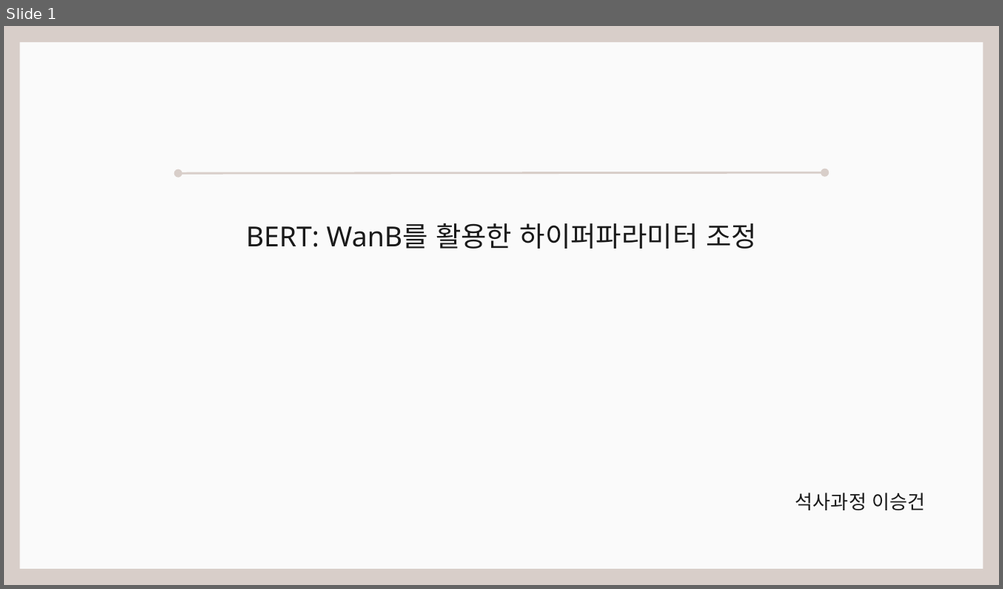
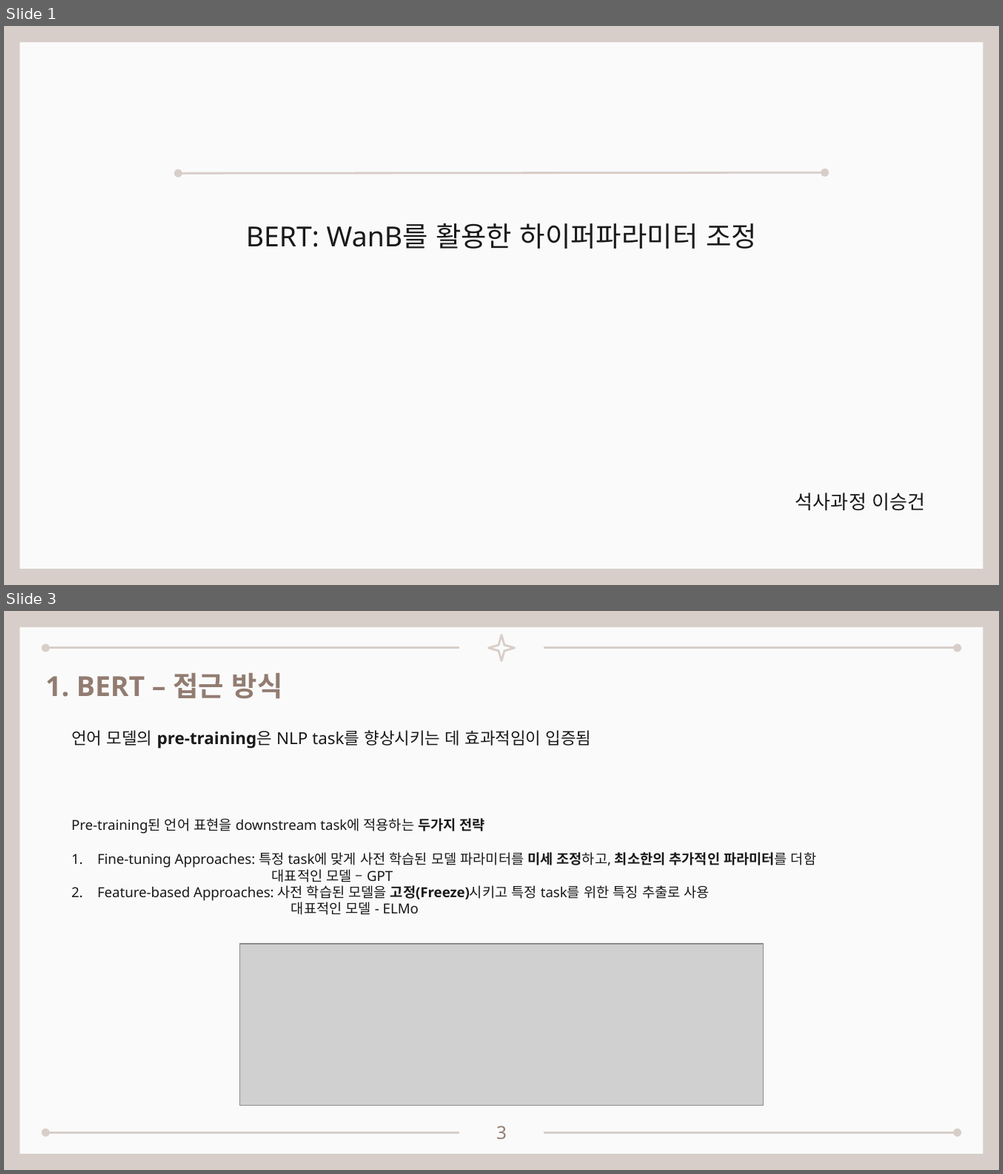
Before and after one commit to seungdeng/DELab, a slide deck: PPT/DSLab_이승건_BERT멘토링발표.pptx. Shown one above the other, each under a label of ours: slide 1 before the commit, slides 1 and 3 after it; the slides between them are not shown. The pictures are 1003x589 and 1003x1174 pixels, drawn with LibreOffice and Linux fonts; fonts in the diff are those of the drawing; grey boxes stand for pictures. Boxes give left, top, right and bottom in pixels: in the first picture for what was removed or moved away, otherwise in the second. Text is boxed around its words. In the diff, an @@ line names an element or a change of style, - is before the commit and + after.

```diff
--- a/PPT/DSLab_이승건_BERT멘토링발표.pptx
+++ b/PPT/DSLab_이승건_BERT멘토링발표.pptx
@@ slide 3 added at [4,611,999,1170], background #D8CEC9; not listed: 1 template element that a slide beside it also shows @@
@@ arrow added from (460, 648) to (45, 648), #D8CEC9 1.5 pt @@
@@ star added at [489,635,514,661], outline #D8CEC9 1.5 pt @@
@@ arrow added from (543, 648) to (957, 648), #D8CEC9 1.5 pt @@
@@ text added at [45,673,283,699], 20 pt, text #927C71, bold @@
+1. BERT – 접근 방식
@@ text added at [71,730,592,749], 12 pt, text #191919 @@
+언어 모델의 pre-training은 NLP task를 향상시키는 데 효과적임이 입증됨
@@ text added at [71,818,485,834], 10 pt, text #191919 @@
+Pre-training된 언어 표현을 downstream task에 적용하는 두가지 전략
@@ text added at [71,852,816,915], 10 pt, text #191919 @@
+1. Fine-tuning Approaches: 특정 task에 맞게 사전 학습된 모델 파라미터를 미세 조정하고, 최소한의 추가적인 파라미터를 더함
+대표적인 모델 – GPT
+2. Feature-based Approaches: 사전 학습된 모델을 고정(Freeze)시키고 특정 task를 위한 특징 추출로 사용
+대표적인 모델 - ELMo
@@ picture added at [240,944,762,1105] @@
@@ arrow added from (460, 1133) to (45, 1133), #D8CEC9 1.5 pt @@
@@ page number added at [496,1126,506,1139], 13 pt, text #927C71 @@
+3
@@ arrow added from (543, 1133) to (957, 1133), #D8CEC9 1.5 pt @@
```
Also in this commit, not shown: 1 slide changed, 13 other slides added, 5 slides removed, 3 other files.
